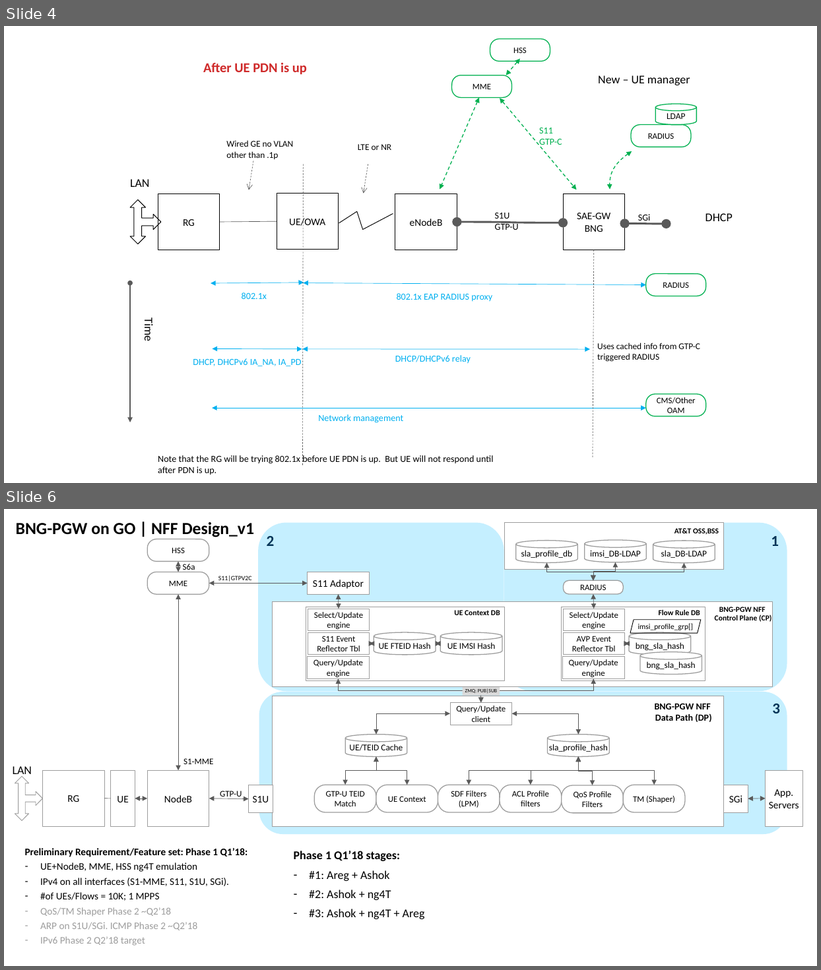
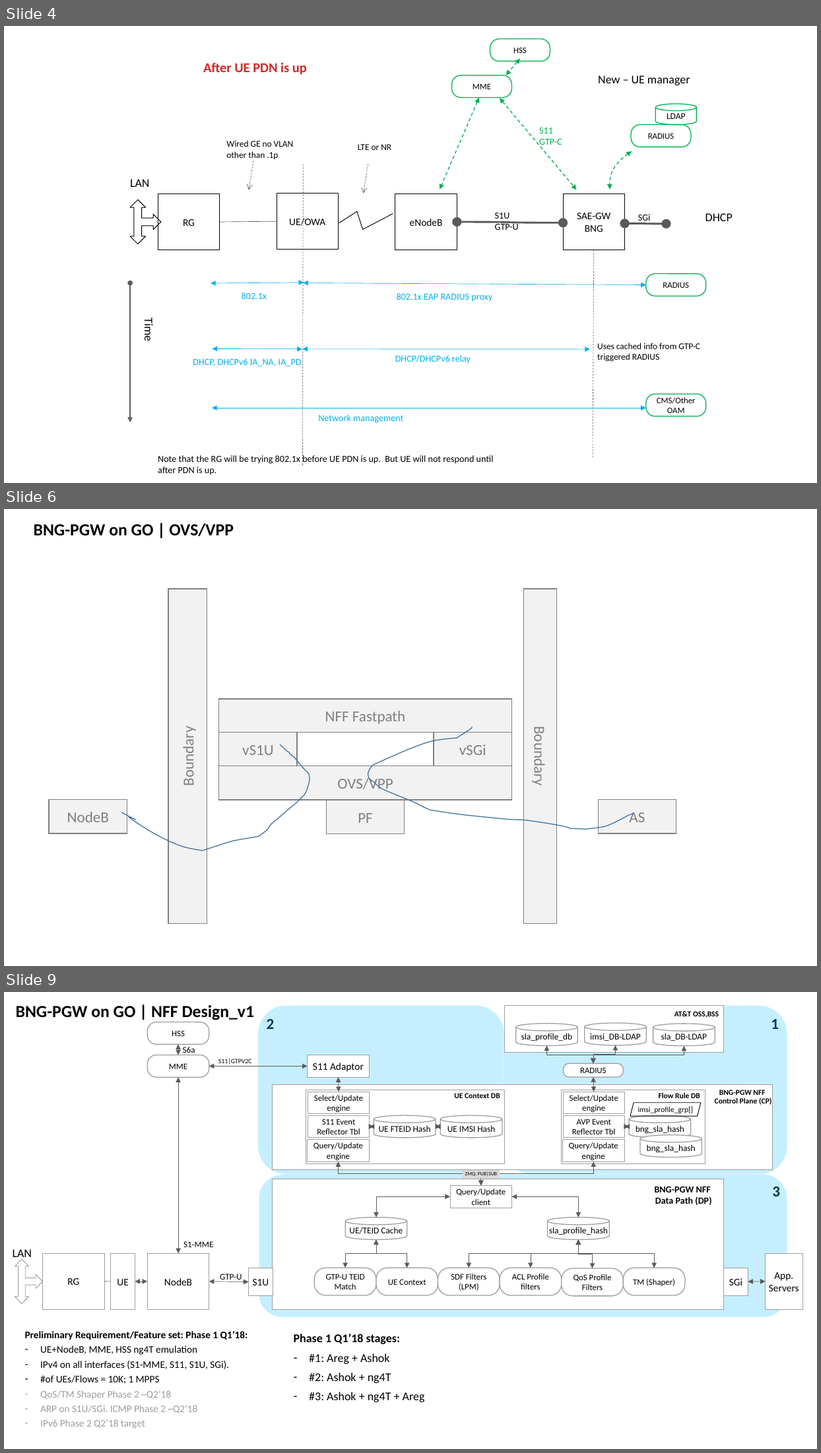
Before and after one commit to leeyangjie/nff-go, a slide deck: Fixed BNG PGW on GO over NFF.pptx. Shown one above the other, each under a label of ours: slides 4 and 6 before the commit, slides 4, 6 and 9 after it; the slides between them are not shown. The pictures are 821x970 and 821x1453 pixels, drawn with LibreOffice and Linux fonts; fonts in the diff are those of the drawing. Boxes give left, top, right and bottom in pixels: in the first picture for what was removed or moved away, otherwise in the second. Text is boxed around its words. In the diff, an @@ line names an element or a change of style, - is before the commit and + after.

```diff
--- a/Fixed BNG PGW on GO over NFF.pptx
+++ b/Fixed BNG PGW on GO over NFF.pptx
@@ slide 6 added at box(4, 509, 817, 966), background #FFFFFF @@
@@ text added at box(34, 524, 234, 537), 20 pt, text #000000, bold @@
+BNG-PGW on GO | OVS/VPP
@@ rectangle added at box(168, 589, 207, 923), fill #F2F2F2, outline #808080 1 pt, 18 pt, text #808080 @@
+Boundary
@@ rectangle added at box(524, 589, 557, 923), fill #F2F2F2, outline #808080 1 pt, 18 pt, text #808080 @@
+Boundary
@@ rectangle added at box(218, 699, 512, 733), fill #F2F2F2, outline #808080 1 pt, 18 pt, text #808080 @@
+NFF Fastpath
@@ freeform shape added at box(121, 745, 310, 851), outline #43739E 1 pt @@
@@ rectangle added at box(218, 732, 297, 766), fill #F2F2F2, outline #808080 1 pt, 18 pt, text #808080 @@
+vS1U
@@ freeform shape added at box(368, 727, 634, 830), outline #43739E 1 pt @@
@@ rectangle added at box(434, 732, 512, 766), fill #F2F2F2, outline #808080 1 pt, 18 pt, text #808080 @@
+vSGi
@@ rectangle added at box(218, 766, 512, 801), fill #F2F2F2, outline #808080 1 pt, 18 pt, text #808080 @@
+OVS/VPP
@@ rectangle added at box(49, 800, 127, 834), fill #F2F2F2, outline #808080 1 pt, 18 pt, text #808080 @@
+NodeB
@@ rectangle added at box(327, 800, 405, 834), fill #F2F2F2, outline #808080 1 pt, 18 pt, text #808080 @@
+PF
@@ rectangle added at box(598, 800, 677, 834), fill #F2F2F2, outline #808080 1 pt, 18 pt, text #808080 @@
+AS
@@ what was slide 6 is now slide 9 @@
```
Also in this commit, not shown: 1 slide changed, 2 other slides added.
